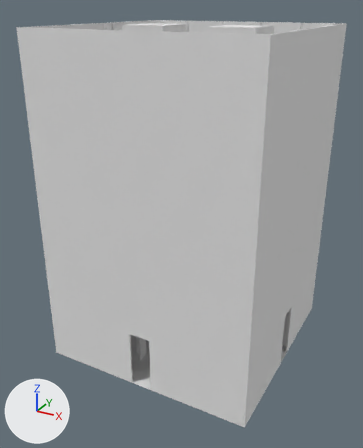
One commit to the OBJ model Assets/Resources/Models/Rooms-M/Room_1.obj: the scene before it, then after it.
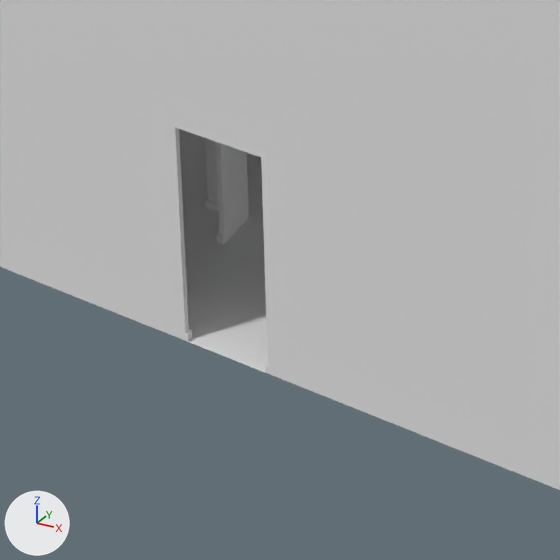
The first picture shows the older version from a 50 mm camera at (10.21, -19.8, 15.83) aimed at (-0.27, -0.74, 6.3). The close-ups show both versions on the part from 25% to 60% of the width and 68% to 97% of the height of that picture; other places that the commit changed are outside them. Lighting does not change. The marker at lower left points along +X, +Y and +Z. Where no turn or scale is listed for an object, it has been applied to the vertices.

Names of what the first close-up shows: 'Plane.684_Plane.466', 'Plane.708_Plane.474', 'Plane.808_Plane.495', 'Plane.814_Plane.486', 'Plane.818_Plane.495'.
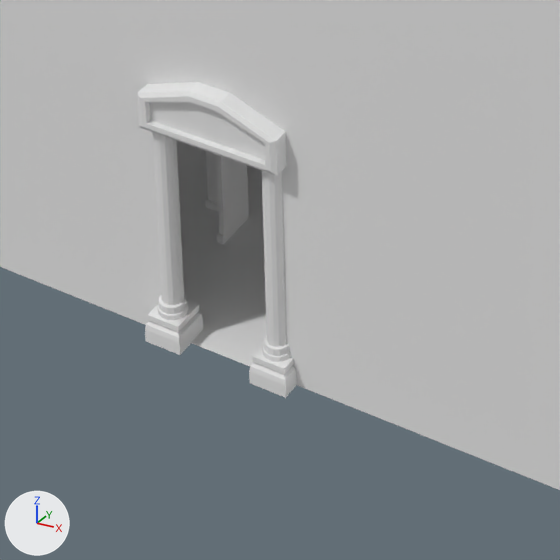
Pixel boxes [x1, y1, x2, y2] of what changed, in the close-ups (560 x 560 px):
'Cube.230_Cube.062', added: after [137, 82, 287, 176]
'Cylinder.136_Cylinder.062', added: after [261, 170, 291, 362]
'Cylinder.135_Cylinder.061', added: after [153, 132, 189, 320]
'Cube.231_Cube.063', added: after [145, 301, 203, 355]
'Cube.232_Cube.064', added: after [249, 343, 296, 398]

The change in detail:
Mesh me_cylinder_136_cylinder_062 is new.
It has 112 vertices, 100 faces and spans x 0.46..0.78, y -5.14..-4.83, z 0.31..2.89.
It uses material mat_none (white #e7e7e7).
Mesh me_cylinder_135_cylinder_061 is new.
It has 112 vertices, 100 faces and spans x -0.81..-0.49, y -5.14..-4.83, z 0.31..2.89.
It uses material mat_none (white #e7e7e7).
Mesh me_cube_232_cube_064 is new.
It has 24 vertices, 22 faces and spans x 0.407..0.834, y -5.199..-4.771, z -0.006..0.331.
It uses material mat_none (white #e7e7e7).
Mesh me_cube_231_cube_063 is new.
It has 24 vertices, 22 faces and spans x -0.864..-0.436, y -5.199..-4.771, z -0.006..0.331.
It uses material mat_none (white #e7e7e7).
Mesh me_cube_230_cube_062 is new.
It has 40 vertices, 38 faces and spans x -0.81..0.79, y -5.2..-4.92, z 2.67..3.3.
It uses material mat_none (white #e7e7e7).
Object 'Cylinder.136_Cylinder.062' (ob_cylinder_136_cylinder_062) is new; it shows me_cylinder_136_cylinder_062.
Its location is (0.0, 0.0, 0.0).
Object 'Cylinder.135_Cylinder.061' (ob_cylinder_135_cylinder_061) is new; it shows me_cylinder_135_cylinder_061.
Its location is (0.0, 0.0, 0.0).
Object 'Cube.232_Cube.064' (ob_cube_232_cube_064) is new; it shows me_cube_232_cube_064.
Its location is (0.0, 0.0, 0.0).
Object 'Cube.231_Cube.063' (ob_cube_231_cube_063) is new; it shows me_cube_231_cube_063.
Its location is (0.0, 0.0, 0.0).
Object 'Cube.230_Cube.062' (ob_cube_230_cube_062) is new; it shows me_cube_230_cube_062.
Its location is (0.0, 0.0, 0.0).
